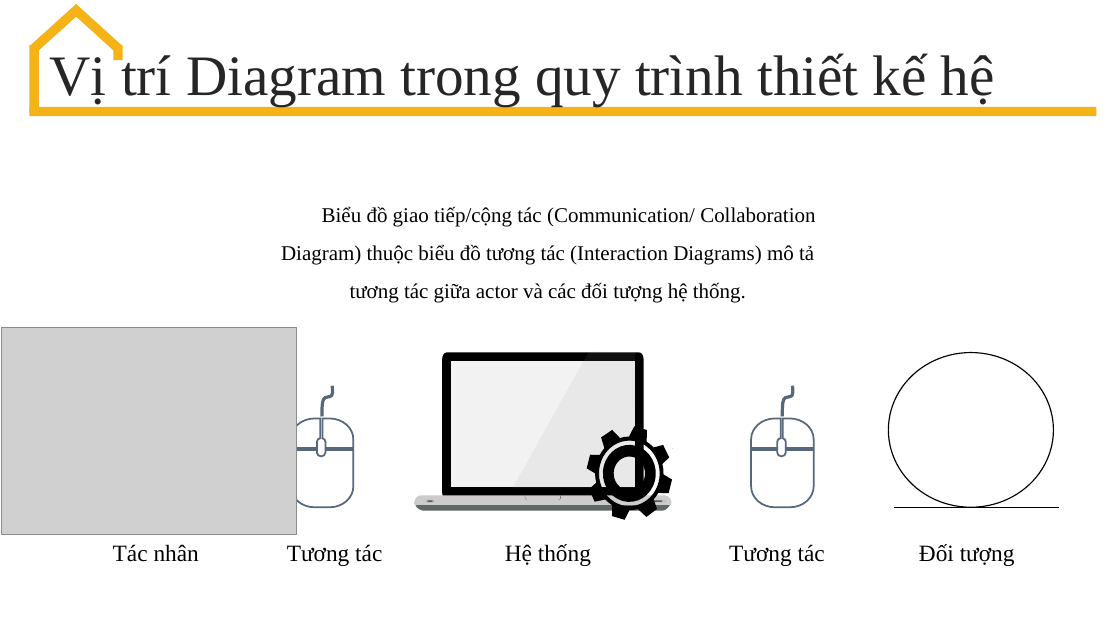
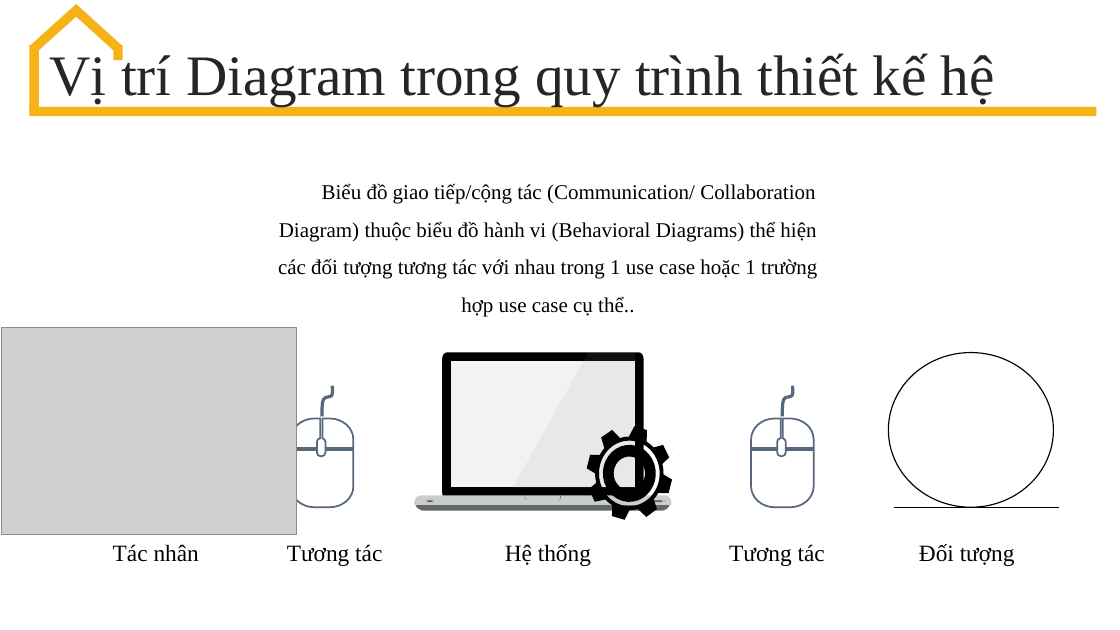
Before and after one commit to HuynhManDat/OOAD_ComChien, a slide deck: slide 4 of BaoCaoTimHieu.pptx. Drawn at 1120x630 pixels with LibreOffice and Linux fonts; fonts in the diff are those of the drawing; grey boxes stand for pictures. Boxes give left, top, right and bottom in pixels: in the first picture for what was removed or moved away, otherwise in the second. Text is boxed around its words. In the diff, an @@ line names an element or a change of style, - is before the commit and + after.

```diff
--- a/BaoCaoTimHieu.pptx
+++ b/BaoCaoTimHieu.pptx
@@ text at (x1=278, y1=183, x2=817, y2=317): text changed @@
-Biểu đồ giao tiếp/cộng tác (Communication/ Collaboration Diagram) thuộc biểu đồ tương tác (Interaction Diagrams) mô tả tương tác giữa actor và các đối tượng hệ thống.
+Biểu đồ giao tiếp/cộng tác (Communication/ Collaboration Diagram) thuộc biểu đồ hành vi (Behavioral Diagrams) thể hiện các đối tượng tương tác với nhau trong 1 use case hoặc 1 trường hợp use case cụ thể..
```
Also in this commit, not shown: 2 other slides changed, 10 other files.
